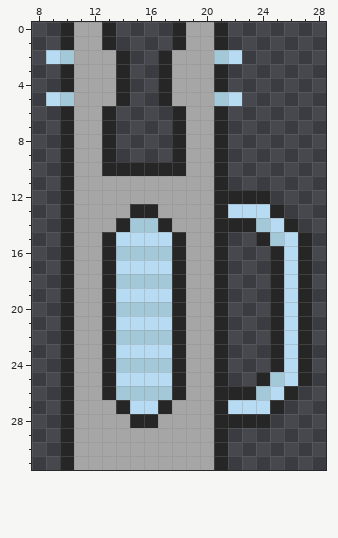
Pixel-art sprite, stored at Assets/Textures/bottom.png. Above is the file before it was changed.
The file is 32x32 pixels. Colours within 5 levels of each other are drawn and written as one. Shown: x 8..28, y 0..31.
Once edited:
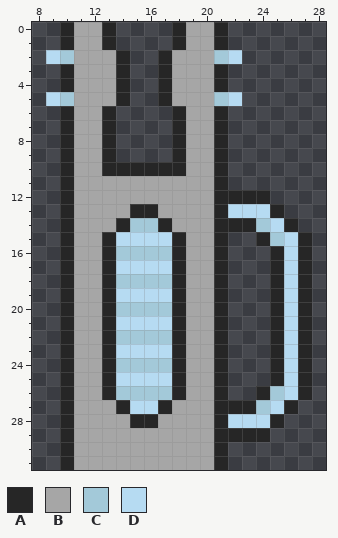
Palette (. is transparent): A #262626  B #a6a6a6  C #a3c9d9  D #b6dbf2
The edit:
y 25: x 24..25 AC -> .A
y 26: x 22..27 AACDA. -> ..ACDA
y 27: x 22..26 DDDA. -> AACDA
y 28: x 22..25 AAA. -> DDDA
y 29: x 22..24 ... -> AAA
Boxes around the changes in both pictures, in picture pixels (x1, y1, x2, y2):
changed: (228, 372, 312, 442)
